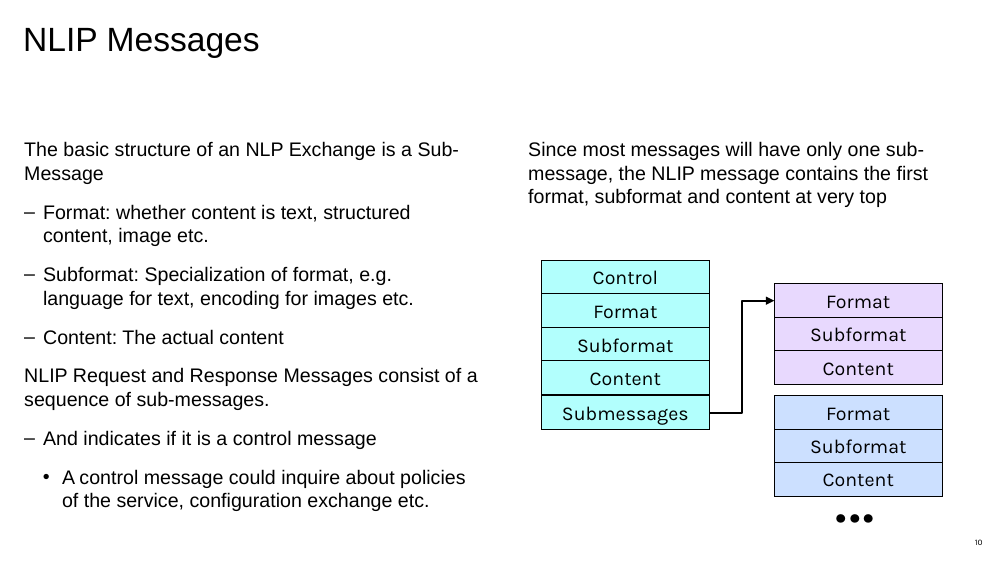
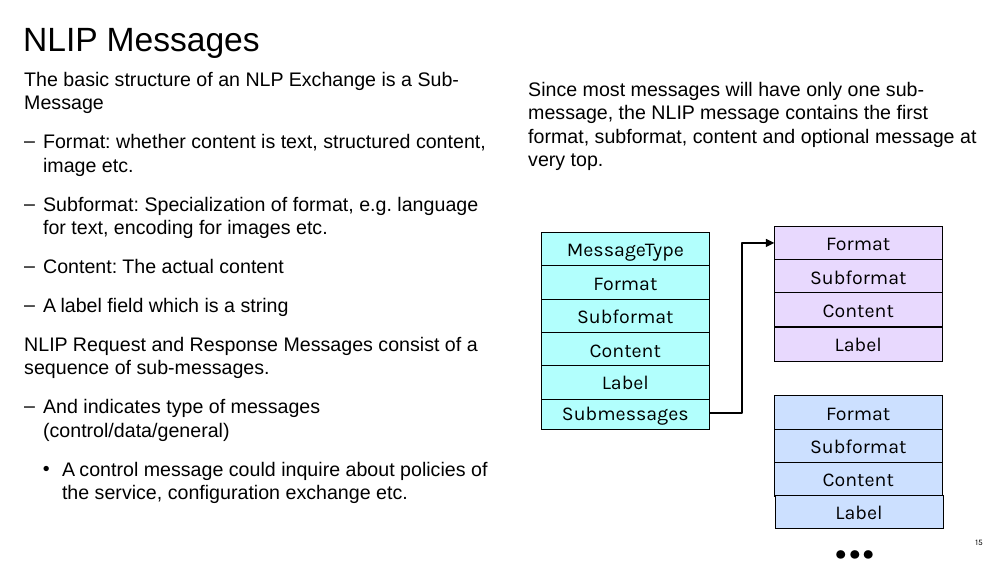
Before and after one commit to nlip-project/documents, a slide deck: slide 15 of working/NLIP_Briefer.pptx (slide 10 before the commit). Drawn at 1008x567 pixels with LibreOffice and Linux fonts; fonts in the diff are those of the drawing. Boxes give left, top, right and bottom in pixels: in the first picture for what was removed or moved away, otherwise in the second. Text is boxed around its words. In the diff, an @@ line names an element or a change of style, - is before the commit and + after.

Commit message:
Updated Version

```diff
--- a/working/NLIP_Briefer.pptx
+++ b/working/NLIP_Briefer.pptx
@@ text "The basic structure of an ...": place and size @@
-text "The basic structure of an ..." at box(24, 141, 478, 511)
+text "The basic structure of an ..." at box(24, 71, 487, 503)
@@ text at box(528, 81, 976, 170): text changed @@
-Since most messages will have only one sub-message, the NLIP message contains the first format, subformat and content at very top
+Since most messages will have only one sub-message, the NLIP message contains the first format, subformat, content and optional message at very top.
@@ 4 rectangles: place and size @@
-4 rectangles at box(541, 260, 710, 395)
+4 rectangles at box(541, 232, 710, 367)
@@ 3 rectangles: place and size @@
-3 rectangles at box(774, 284, 942, 385)
+3 rectangles at box(774, 226, 942, 328)
@@ text in rectangle at box(567, 243, 684, 261): text changed @@
-Control
+MessageType
@@ elbow arrow moved from (710, 412) - (774, 300) to (710, 412) - (774, 243) @@
@@ text at box(43, 297, 289, 316): paragraph added @@
+  – A label field which is a string
@@ rectangle added at box(774, 328, 942, 362), fill #E8D9FE, outline #000000 0.75 pt, 14 pt, text #000000 @@
+Label
@@ rectangle added at box(541, 365, 710, 399), fill #B2FFFD, outline #000000 0.75 pt, 14 pt, text #000000 @@
+Label
@@ text at box(43, 398, 320, 441): text changed @@
-  – And indicates if it is a control message
+  – And indicates type of messages (control/data/general)
@@ text "…" rewrapped from box(825, 442, 914, 543) to box(825, 479, 914, 567) @@
@@ rectangle added at box(775, 495, 943, 529), fill #CCE0FF, outline #000000 0.75 pt, 14 pt, text #000000 @@
+Label
@@ page number at box(975, 539, 982, 545): text changed @@
-10
+15
```
Also in this commit, not shown: 9 other slides changed, 12 slides added.
